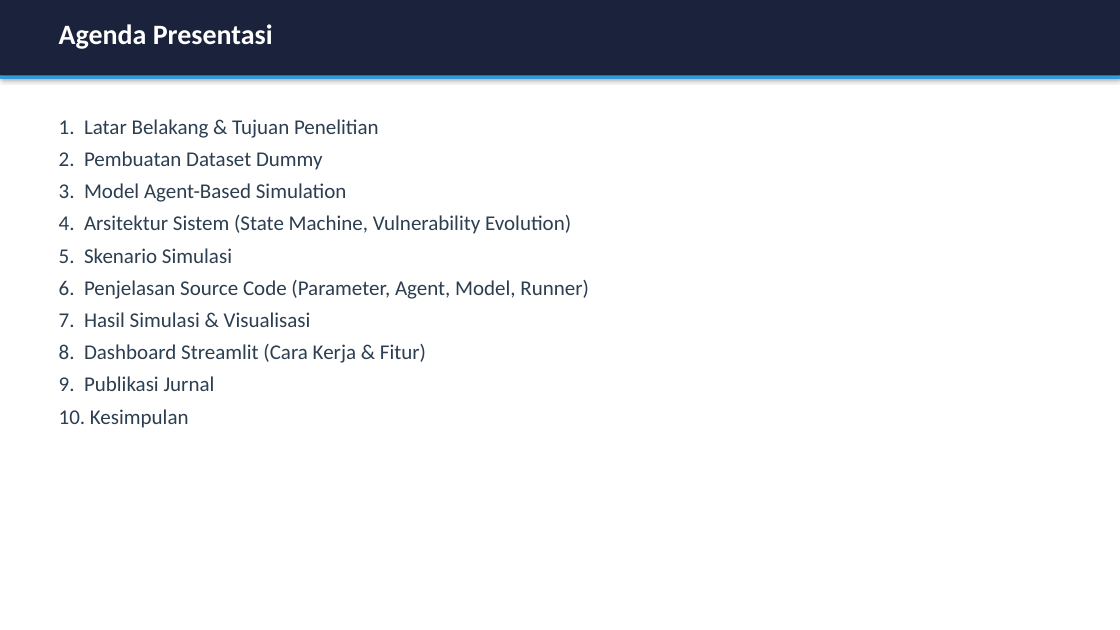
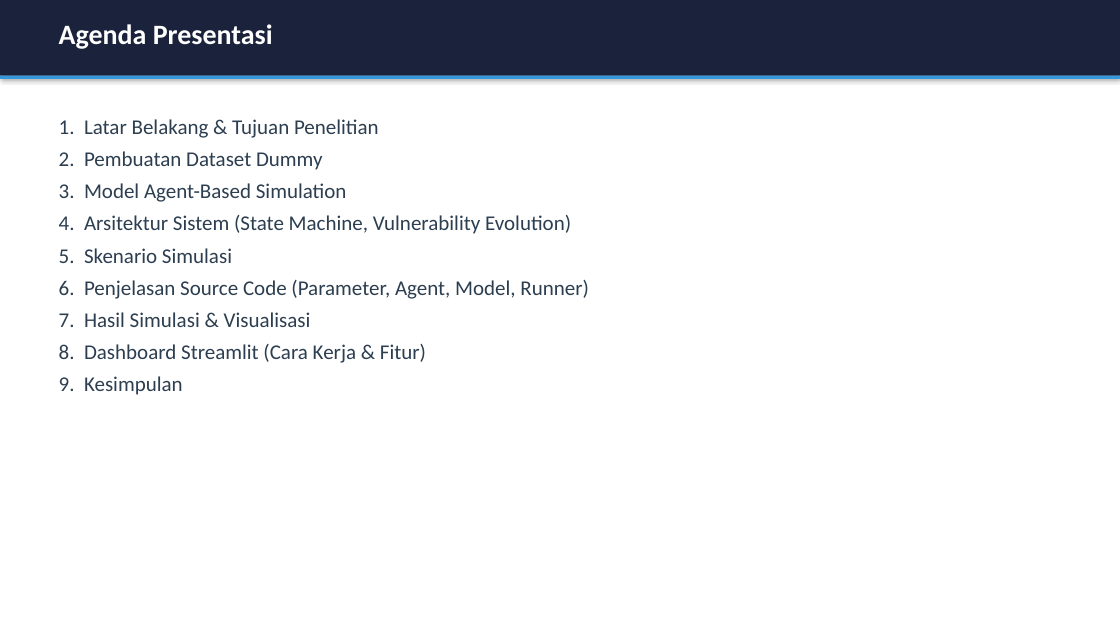
Before and after one commit to Khairulumam92/Pemodelan-Simulasi-Data, a slide deck: slide 2 of presentasi_ta.pptx. Drawn at 1120x630 pixels with LibreOffice and Linux fonts; fonts in the diff are those of the drawing. Boxes give left, top, right and bottom in pixels: in the first picture for what was removed or moved away, otherwise in the second. Text is boxed around its words. In the diff, an @@ line names an element or a change of style, - is before the commit and + after.

Commit message:
Hapus slide jurnal dari PPT, tambah kesimpulan paragraf, bersihkan file template

```diff
--- a/presentasi_ta.pptx
+++ b/presentasi_ta.pptx
@@ text at <box>59,376,183,395</box>: text changed @@
-9. Publikasi Jurnal
-10. Kesimpulan
+9. Kesimpulan
```
Also in this commit, not shown: 1 slide added, 6 slides removed, 3 other files.
